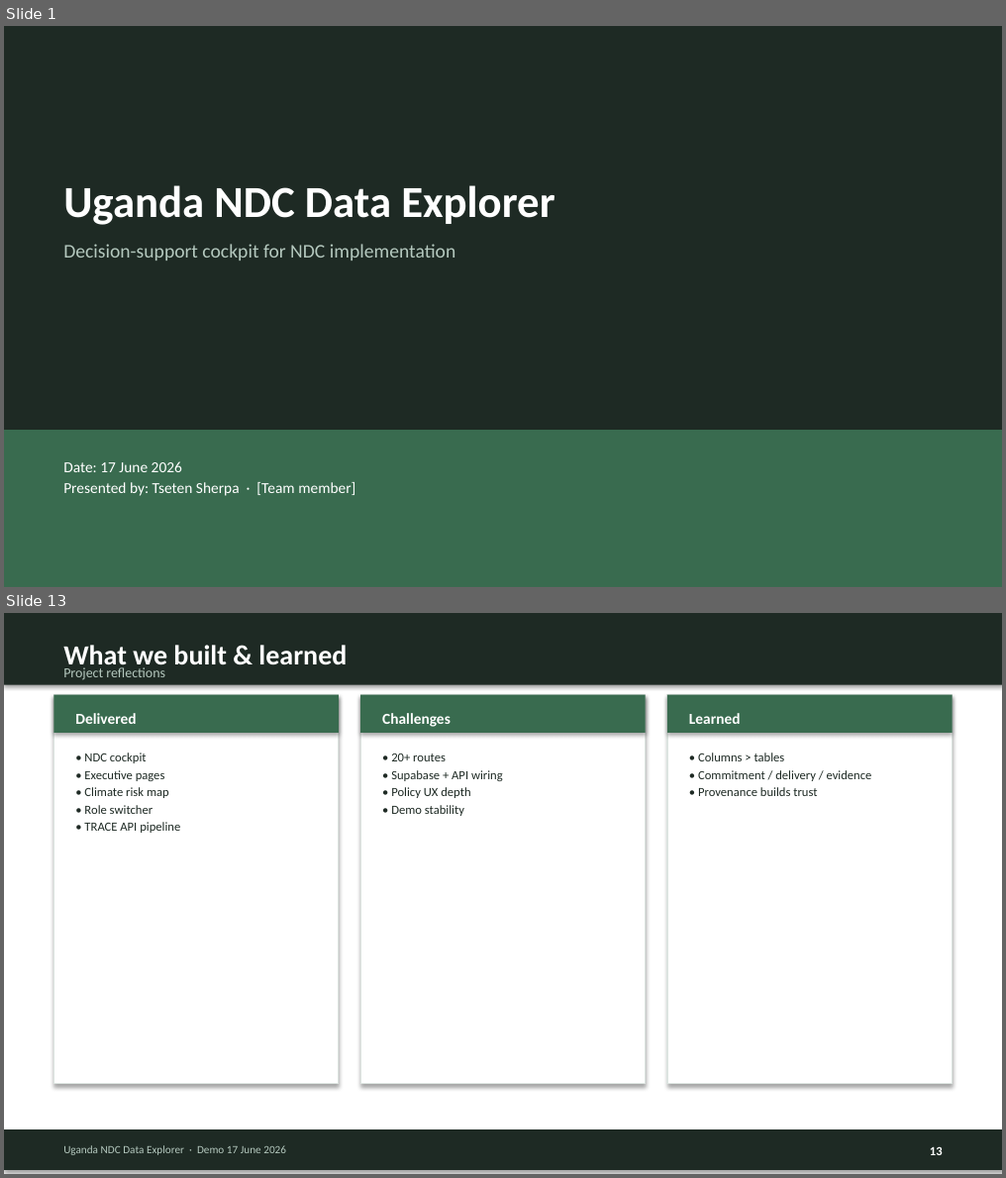
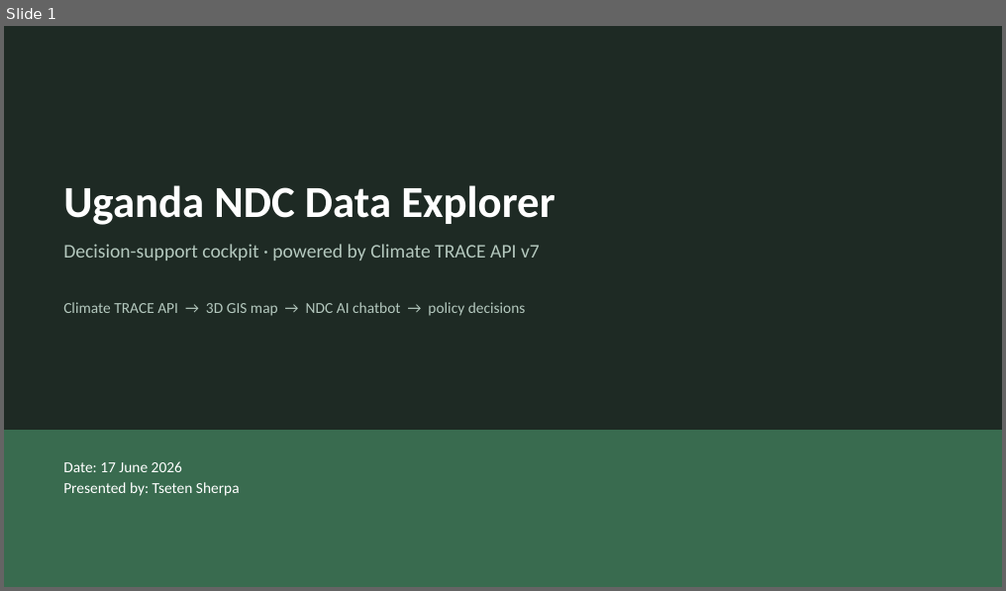
Before and after one commit to tseten14/NDC-Dashboard, a slide deck: docs/Uganda-NDC-Data-Explorer-Demo-June-17-2026.pptx. Shown one above the other, each under a label of ours: slides 1 and 13 before the commit, slide 1 after it; the slides between them are not shown. The pictures are 1006x1178 and 1006x591 pixels, drawn with LibreOffice and Linux fonts; fonts in the diff are those of the drawing. Boxes give left, top, right and bottom in pixels: in the first picture for what was removed or moved away, otherwise in the second. Text is boxed around its words. In the diff, an @@ line names an element or a change of style, - is before the commit and + after.

```diff
--- a/docs/Uganda-NDC-Data-Explorer-Demo-June-17-2026.pptx
+++ b/docs/Uganda-NDC-Data-Explorer-Demo-June-17-2026.pptx
@@ slide 13 removed at (x1=4, y1=613, x2=1002, y2=1174), background #FFFFFF @@
@@ rectangle removed at (x1=4, y1=613, x2=1002, y2=685) @@
@@ text removed at (x1=63, y1=645, x2=347, y2=670) @@
-What we built & learned
@@ text removed at (x1=63, y1=667, x2=165, y2=680) @@
-Project reflections
@@ rectangle removed at (x1=54, y1=695, x2=339, y2=1084) @@
@@ rectangle removed at (x1=54, y1=695, x2=339, y2=733) @@
@@ rectangle removed at (x1=360, y1=695, x2=645, y2=1084) @@
@@ rectangle removed at (x1=360, y1=695, x2=645, y2=733) @@
@@ rectangle removed at (x1=667, y1=695, x2=952, y2=1084) @@
@@ rectangle removed at (x1=667, y1=695, x2=952, y2=733) @@
@@ text removed at (x1=75, y1=713, x2=136, y2=724) @@
-Delivered
@@ text removed at (x1=382, y1=713, x2=450, y2=727) @@
-Challenges
@@ text removed at (x1=689, y1=713, x2=741, y2=724) @@
-Learned
@@ text removed at (x1=84, y1=753, x2=180, y2=833) @@
-• NDC cockpit
-• Executive pages
-• Climate risk map
-• Role switcher
-• TRACE API pipeline
@@ text removed at (x1=391, y1=754, x2=503, y2=816) @@
-• 20+ routes
-• Supabase + API wiring
-• Policy UX depth
-• Demo stability
@@ text removed at (x1=698, y1=753, x2=872, y2=796) @@
-• Columns > tables
-• Commitment / delivery / evidence
-• Provenance builds trust
@@ rectangle removed at (x1=4, y1=1130, x2=1002, y2=1170) @@
@@ text removed at (x1=63, y1=1146, x2=286, y2=1156) @@
-Uganda NDC Data Explorer · Demo 17 June 2026
@@ text removed at (x1=930, y1=1147, x2=943, y2=1156) @@
-13
@@ slide 1 changed as well @@
@@ text at (x1=63, y1=244, x2=540, y2=261): text changed @@
-Decision-support cockpit for NDC implementation
+Decision-support cockpit · powered by Climate TRACE API v7
@@ text added at (x1=63, y1=302, x2=526, y2=316), 11 pt, text #B4C8BE @@
+Climate TRACE API → 3D GIS map → NDC AI chatbot → policy decisions
@@ text at (x1=63, y1=462, x2=240, y2=496): text changed @@
-Date: 17 June 2026
-Presented by: Tseten Sherpa · [Team member]
+Date: 17 June 2026
+Presented by: Tseten Sherpa
```
Also in this commit, not shown: 2 other slides changed, 8 slides added, 10 other slides removed, 49 other files.
